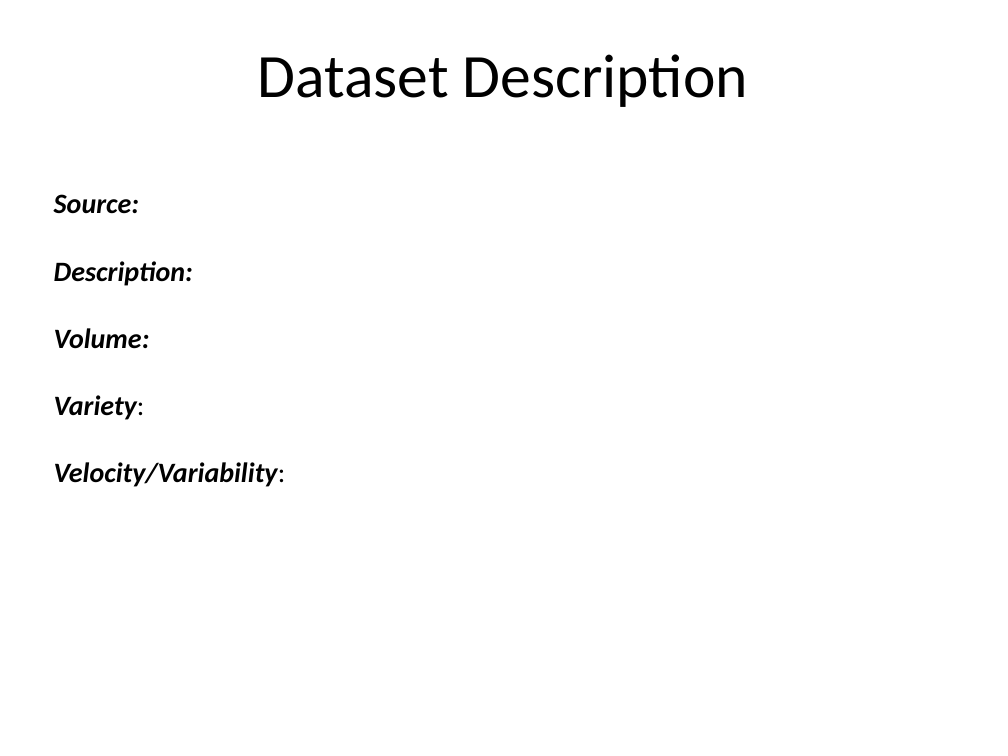
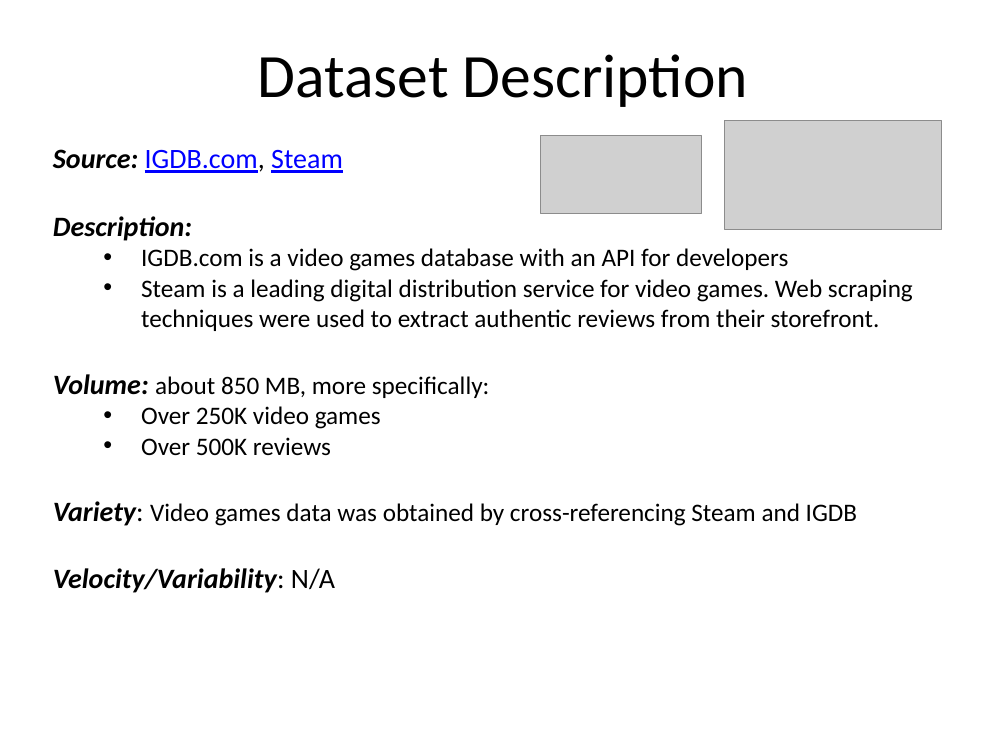
Before and after one commit to lorenzoceccanti/pixelindex, a slide deck: slide 4 of Preliminary Presentation.pptx. Drawn at 1008x756 pixels with LibreOffice and Linux fonts; fonts in the diff are those of the drawing; grey boxes stand for pictures; background and template pictures are left out. Boxes give left, top, right and bottom in pixels: in the first picture for what was removed or moved away, otherwise in the second. Text is boxed around its words. In the diff, an @@ line names an element or a change of style, - is before the commit and + after.

Commit message:
Added reviews text to presentation

```diff
--- a/Preliminary Presentation.pptx
+++ b/Preliminary Presentation.pptx
@@ text "Source: IGDB.com, Steam": place and size @@
-text "Source: IGDB.com, Steam" at (54, 194, 286, 487)
+text "Source: IGDB.com, Steam" at (53, 149, 913, 593)
@@ text at (53, 149, 343, 173): text changed; text colour #000000 to #0000FF; bold off; italic off @@
-Source:
+Source: IGDB.com, Steam
@@ picture added at (540, 136, 702, 214) @@
@@ picture added at (725, 121, 941, 230) @@
@@ text at (53, 248, 913, 593): text changed; size 20 to 18 pt; bold off; italic off @@
-Volume:
-Variety:
-Velocity/Variability:
+  • IGDB.com is a video games database with an API for developers
+  • Steam is a leading digital distribution service for video games. Web scraping techniques were used to extract authentic reviews from their storefront.
+Volume: about 850 MB, more specifically:
+  • Over 250K video games
+  • Over 500K reviews
+Variety: Video games data was obtained by cross-referencing Steam and IGDB
+Velocity/Variability: N/A
```
Also in this commit, not shown: 5 other slides changed.
